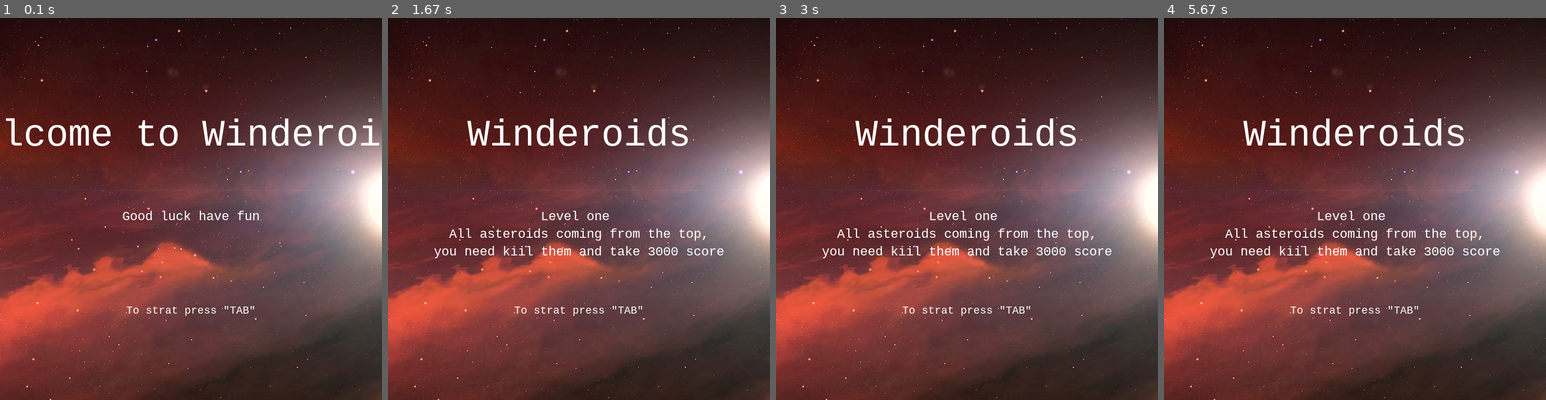
Above: before the commit, frames 1-4 (left to right).
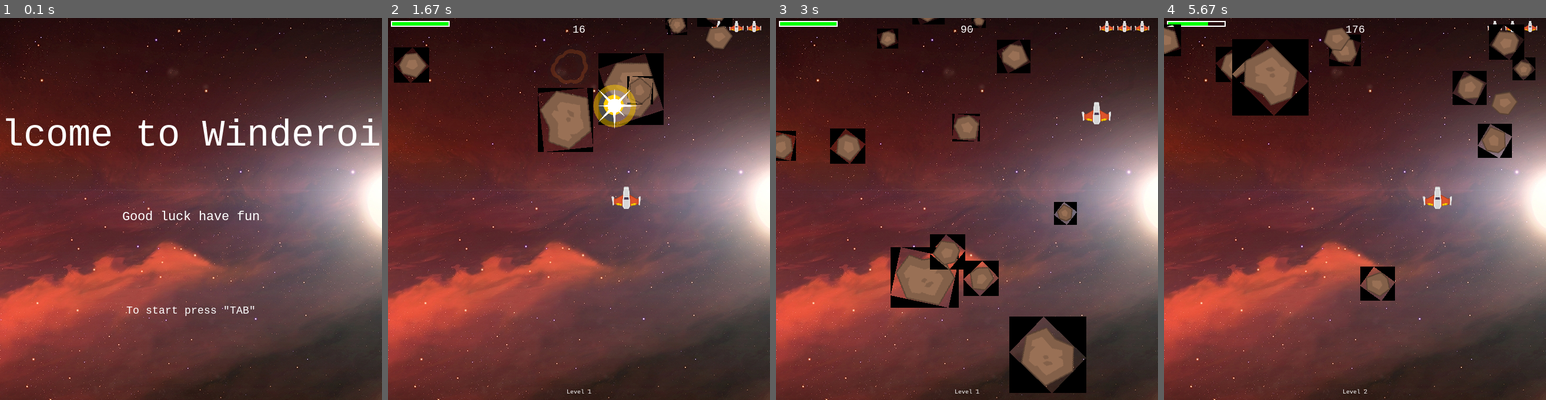
Above: after the commit, the same moments.

Repository: AleksGoodOmens/winderoids_pygame
Game: pygame game, started from winderoids.py
The game is run twice, just before and just after one commit, with the same random seed, the same clock (stepped at 60 frames per second) and the same inputs.
Inputs:
- Up to frame 1 (0.1 s): no input
- Up to frame 2 (1.67 s): hold Tab 0.33-0.8 s; tap Space at 0.83, 1.57 s; hold Right from 1.5 s (still down)
- Up to frame 3 (3 s): tap Space at 1.87, 2.07, 2.4, 2.7, 2.9 s; release Right at 1.97 s; hold Up 2-2.3 s; hold Right 2.33-2.8 s; hold Left from 2.83 s (still down)
- Up to frame 4 (5.67 s): tap Space at 3.2, 3.47, 3.8, 4.1, 4.23, 4.63, 4.93, 5.3 s; release Left at 3.37 s; hold Down 3.4-3.7 s; hold Left 3.73-4.13 s; hold Up 4.17-4.53 s; hold Right 4.57-5.2 s; hold Down 5.23-5.6 s; hold Left from 5.63 s (still down)

The runs differ from the first frame. In frame 1, less than 0.1% of the frame differs, in the area x 41-45%, y 75-78%; in frame 2, 9.4%; in frame 3, 13%, in the area x 0-98%, y 0-99%; in frame 4, 11%.

Commit message:
Update winderoids.py

Diff:
--- a/winderoids.py
+++ b/winderoids.py
@@ -70,10 +70,10 @@
 
     def show_start_screen ():
         screen.blit(background, background_rect)
-        draw_text(screen, "WElcome to Winderoids", 64, WIDTH / 2, HEIGHT / 4)
+        draw_text(screen, "Welcome to Winderoids", 64, WIDTH / 2, HEIGHT / 4)
         draw_text(screen, "Good luck have fun", 22,
                 WIDTH / 2, HEIGHT / 2)
-        draw_text(screen, "To strat press \"TAB\"", 18, WIDTH / 2, HEIGHT * 3 / 4)
+        draw_text(screen, "To start press \"TAB\"", 18, WIDTH / 2, HEIGHT * 3 / 4)
         pygame.display.flip()
         waiting = True
         while waiting:
@@ -87,6 +87,7 @@
 
 
     def show_go_screen():
+        print("show_go_screen")
         screen.blit(background, background_rect)
         draw_text(screen, "Winderoids", 64, WIDTH / 2, HEIGHT / 4)
         draw_text(screen, "Arrow keys move, Space to fire", 22,
@@ -103,15 +104,16 @@
                     waiting = False
 
     def show_level_1 ():
+        print("show_level_1")
         screen.blit(background, background_rect)
         draw_text(screen, "Winderoids", 64, WIDTH / 2, HEIGHT / 4)
         draw_text(screen, "Level one ", 22,
                 WIDTH / 2, HEIGHT / 2)
-        draw_text(screen, "All asteroids coming from the top,", 22,
+        draw_text(screen, "All asteroids come from the top,", 22,
                 WIDTH / 2, HEIGHT / 2 + 30)
-        draw_text(screen, "you need kiil them and take 3000 score", 22,
+        draw_text(screen, "You need destroy them, and gain a score of 3000", 22,
                 WIDTH / 2, HEIGHT / 2 + 60)
-        draw_text(screen, "To strat press \"TAB\"", 18, WIDTH / 2, HEIGHT * 3 / 4)
+        draw_text(screen, "To start press \"TAB\"", 18, WIDTH / 2, HEIGHT * 3 / 4)
         pygame.display.flip()
         waiting = True
         while waiting:
@@ -320,7 +322,7 @@
             if self.rect.top > HEIGHT:
                 self.kill()
 
-    # class exsplosions
+    # class explosions
     class Explosion(pygame.sprite.Sprite):
         def __init__(self, center, size):
             pygame.sprite.Sprite.__init__(self)
@@ -374,7 +376,6 @@
     explosion_anim['player'] = []
     for i in range(9):
         filename = 'explosions/regularExplosion0{}.png'.format(i)
-        print(filename)
         img = pygame.image.load(path.join(img_dir, filename)).convert_alpha()
         img.set_colorkey(BLACK)
         img_lg = pygame.transform.scale(img, (75, 75))
@@ -408,8 +409,8 @@
     first_level_running = True
     show_start_screen()
     while first_level_running:
-        if show_level_1:
-            show_level_1()
+
+
         if game_over:
             show_go_screen()
             game_over = False
@@ -460,7 +461,7 @@
                 player.lives -= 1
                 player.shield = 100
 
-        # check colusion wirh powerUps
+        # check colusion with powerUps
         hits = pygame.sprite.spritecollide(player, powerups, True)
         for hit in hits:
             if hit.type == 'shield':
@@ -473,7 +474,7 @@
         # if player died game end
         if player.lives == 0 and not death_explosion.alive():
             game_over = True
-        elif score > 3000:
+        elif score > 100:
             for i in range(0):
                 newmob()
             first_level_running = False
